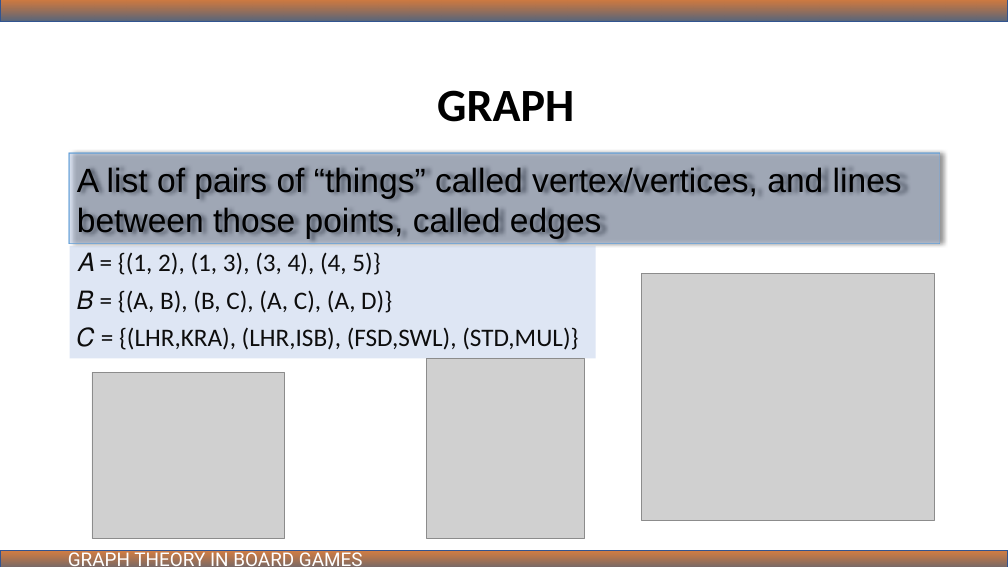
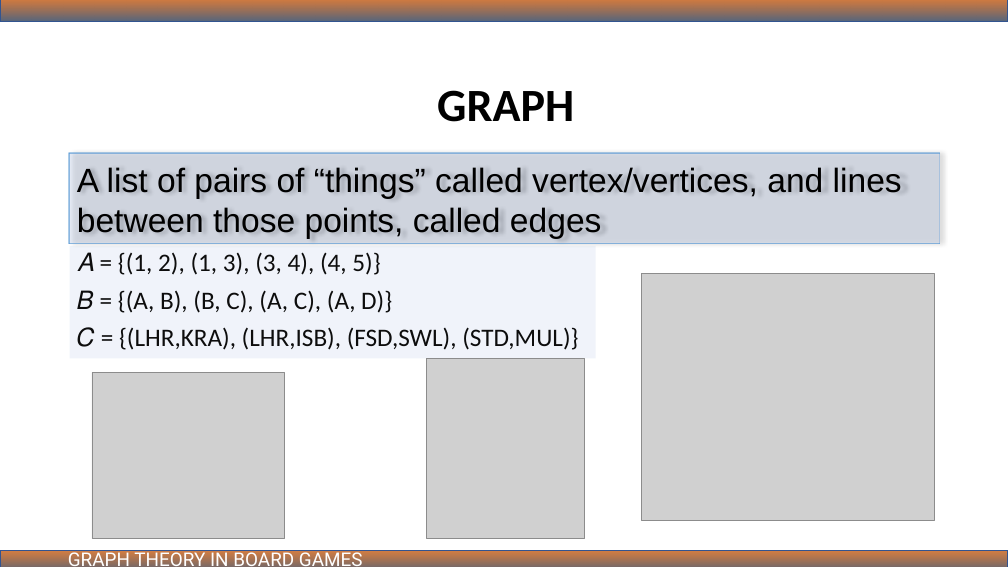
Before and after one commit to ibmbt/group5_graphtheory, a slide deck: slide 2 of group5_graphtheory.pptx. Drawn at 1008x567 pixels with LibreOffice and Linux fonts; fonts in the diff are those of the drawing; grey boxes stand for pictures. Boxes give left, top, right and bottom in pixels: in the first picture for what was removed or moved away, otherwise in the second. Text is boxed around its words. In the diff, an @@ line names an element or a change of style, - is before the commit and + after.

```diff
--- a/group5_graphtheory.pptx
+++ b/group5_graphtheory.pptx
@@ title "A list of pairs of ..." at (70,154,939,243): fill #B4C7E7 at 43% opacity to #B4C7E7 at 31% opacity @@
@@ text "𝐴 = {(1, 2), (1, ..." at (70,246,596,358): fill #B4C7E7 at 44% opacity to #B4C7E7 at 20% opacity @@
```
Also in this commit, not shown: 5 other slides changed, 1 slide added.
